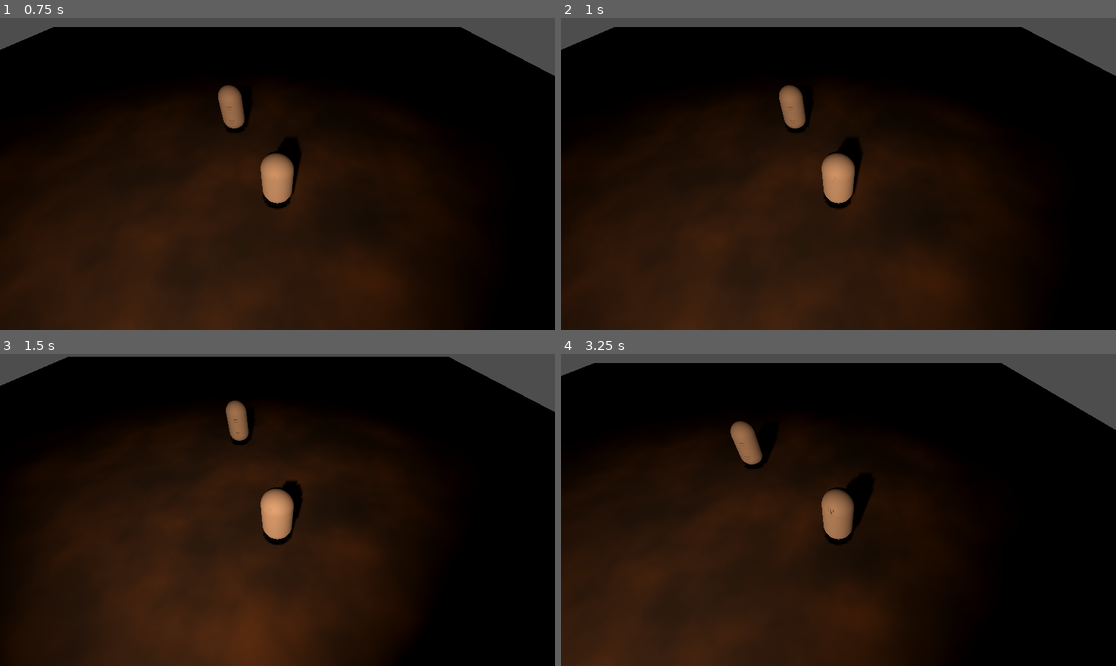
Above: before the commit, frames 1-4 (two rows, left to right).
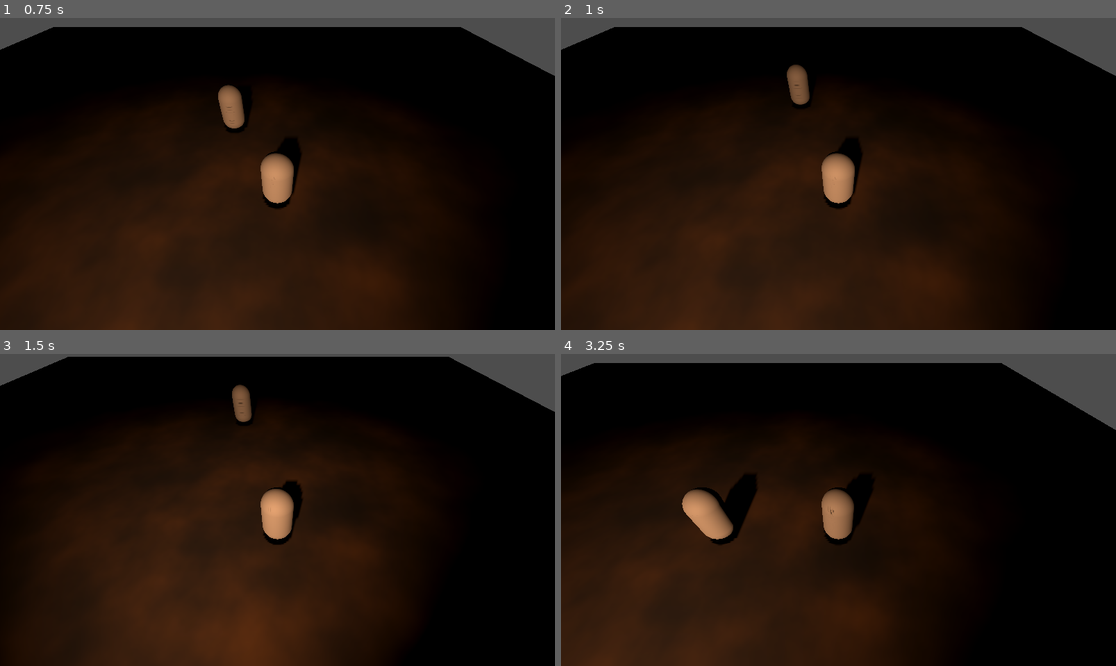
Above: after the commit, the same moments.

Repository: horsewaffle/game-off-2026
Game: Godot game, scene res://scenes/game_space.tscn
The game is run twice, just before and just after one commit, with the same random seed, the same clock (stepped at 60 frames per second) and the same inputs.
Inputs:
- Up to frame 1 (0.75 s): tap Enter at 0.5 s; hold D (MOVE_RIGHT) from 0.53 s (still down)
- Up to frame 2 (1 s): keep holding D (MOVE_RIGHT)
- Up to frame 3 (1.5 s): tap Space at 1.25 s; release D (MOVE_RIGHT) at 1.28 s; hold S (MOVE_DOWN) from 1.28 s (still down)
- Up to frame 4 (3.25 s): tap Enter at 2 s; release S (MOVE_DOWN) at 2.03 s; hold D (MOVE_RIGHT) 2.03-2.78 s; tap Space at 2.75 s; hold W (MOVE_UP) from 2.78 s (still down)

Frame 1 is identical in both runs. In frame 2, 0.8% of the frame differs, in the area x 39-46%, y 14-37%; in frame 3, 0.6%; in frame 4, 2.4%, in the area x 21-39%, y 21-62%.
Error before the commit: Invalid call. Nonexistent function 'query_board' in base 'Node3D (board.gd)'. (res://scripts/player/player_controller.gd:78)

Commit message:
Add query_board helper function and test turn_listener group

Diff:
--- a/scenes/board.gd
+++ b/scenes/board.gd
@@ -70,12 +70,22 @@
 	if target_position in entity_positions.values():
 		var occupant = entity_positions.find_key(target_position)
 
-		if occupant is Enemy:
+		if occupant.name == "PlayerCharacter":
+			return MoveResult.new(MoveResult.MoveEnum.INTERACT, current_position, occupant)
+		elif occupant is Enemy:
 			return MoveResult.new(MoveResult.MoveEnum.INTERACT, current_position, occupant)
 
 
 	entity_positions[entity] = target_position
 	return MoveResult.new(MoveResult.MoveEnum.SUCCESS, target_position)
+
+# Take a position and return a reference to the entity at that position (or null) without registering a move.
+func query_board(query_pos: Vector2i) -> Node3D:
+	if query_pos in entity_positions.values():
+		return entity_positions.find_key(query_pos)
+	else:
+		return null
+
 
 # ==[[ TURN LOGIC ]] ==
 
@@ -94,4 +104,8 @@
 # Call the take_turn function of all entities waiting on a turn.
 func process_entity_turn() -> void:
 	get_tree().call_group("turn_listener", "take_turn")
+
+	# Minimum turn time so players can process CPU turn
+	await get_tree().create_timer(0.3).timeout
+
 	player_turn_readied.emit()
--- a/scenes/game_space.tscn
+++ b/scenes/game_space.tscn
@@ -49,7 +49,7 @@
 [node name="Board" type="Node3D" parent="." unique_id=1067589739]
 script = ExtResource("3_rcshh")
 
-[node name="Enemy" type="CharacterBody3D" parent="." unique_id=265865041]
+[node name="Enemy" type="CharacterBody3D" parent="." unique_id=265865041 groups=["turn_listener"]]
 transform = Transform3D(1, 0, 0, 0, 1, 0, 0, 0, 1, 0, 1, -2)
 script = ExtResource("5_i7v7t")
 
